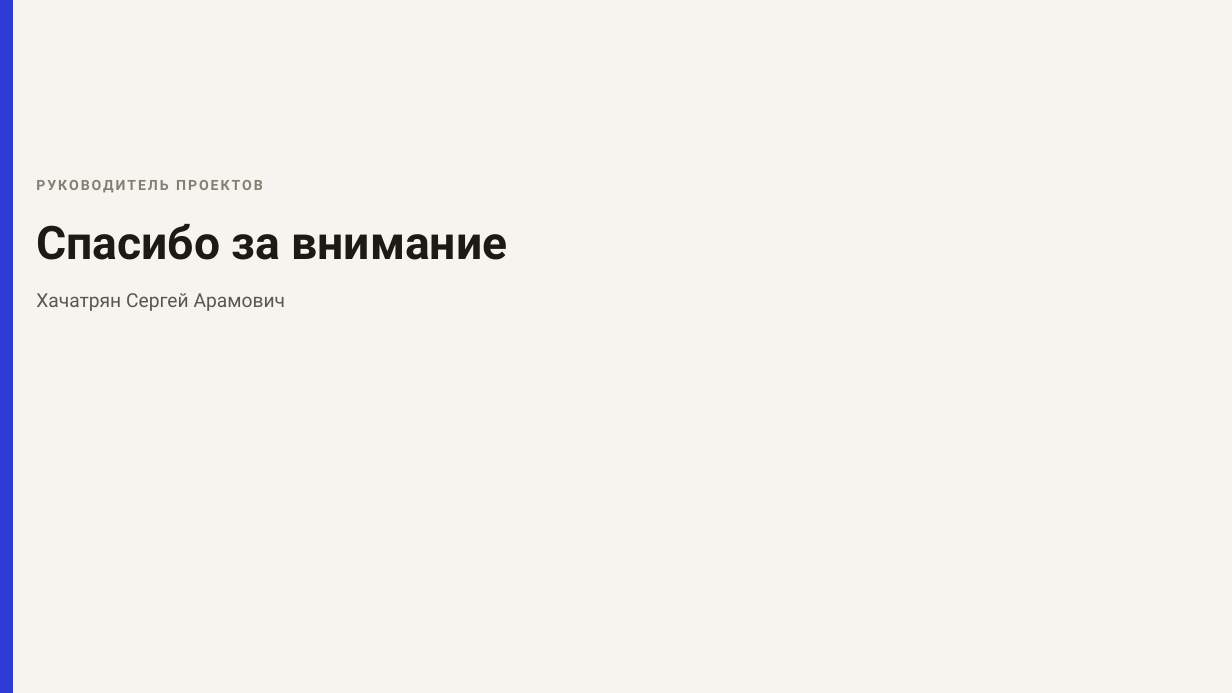
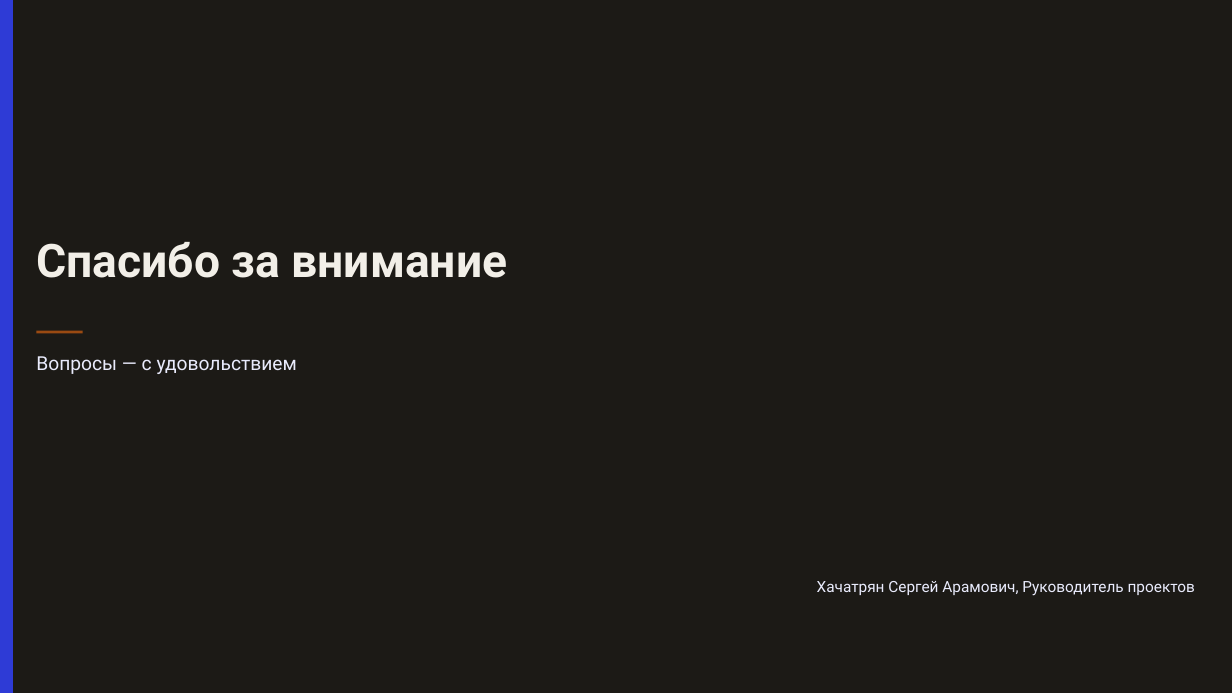
Before and after one commit to khsergey-afk/forja-zerocoder, a slide deck: slide 14 of docs/2026-11-01_forja-выпускной_доклад.pptx. Drawn at 1232x693 pixels with LibreOffice and Linux fonts; fonts in the diff are those of the drawing. Boxes give left, top, right and bottom in pixels: in the first picture for what was removed or moved away, otherwise in the second. Text is boxed around its words. In the diff, an @@ line names an element or a change of style, - is before the commit and + after.

```diff
--- a/docs/2026-11-01_forja-выпускной_доклад.pptx
+++ b/docs/2026-11-01_forja-выпускной_доклад.pptx
@@ rectangle at (0,0,1232,693): fill #F6F4EF to #1C1A16 @@
@@ text removed at (36,180,263,193) @@
-РУКОВОДИТЕЛЬ ПРОЕКТОВ
@@ text "Спасибо за внимание": place and size @@
-text "Спасибо за внимание" at (36,224,508,260)
+text "Спасибо за внимание" at (36,242,508,278)
@@ text "Спасибо за внимание" at (36,242,508,278): text colour #1C1A16 to #F2EFE8 @@
@@ text at (36,356,297,374): text changed; text colour #5C564C to #E9EBFC @@
-Хачатрян Сергей Арамович
+Вопросы — с удовольствием
@@ rectangle added at (36,331,82,334), fill #9A4A12 @@
@@ text added at (817,581,1195,596), 12 pt, text #E9EBFC @@
+Хачатрян Сергей Арамович, Руководитель проектов
```
Also in this commit, not shown: 10 other slides changed, 3 slides added, 3 slides removed, 17 other files.
